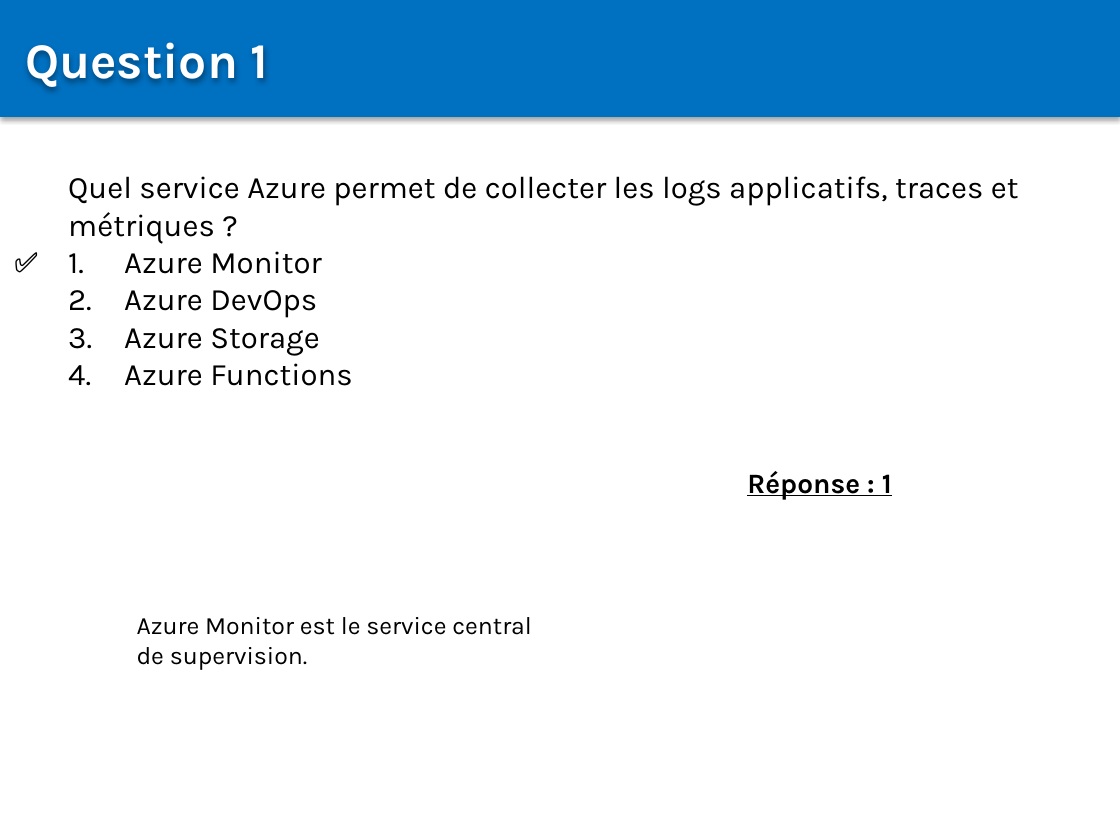
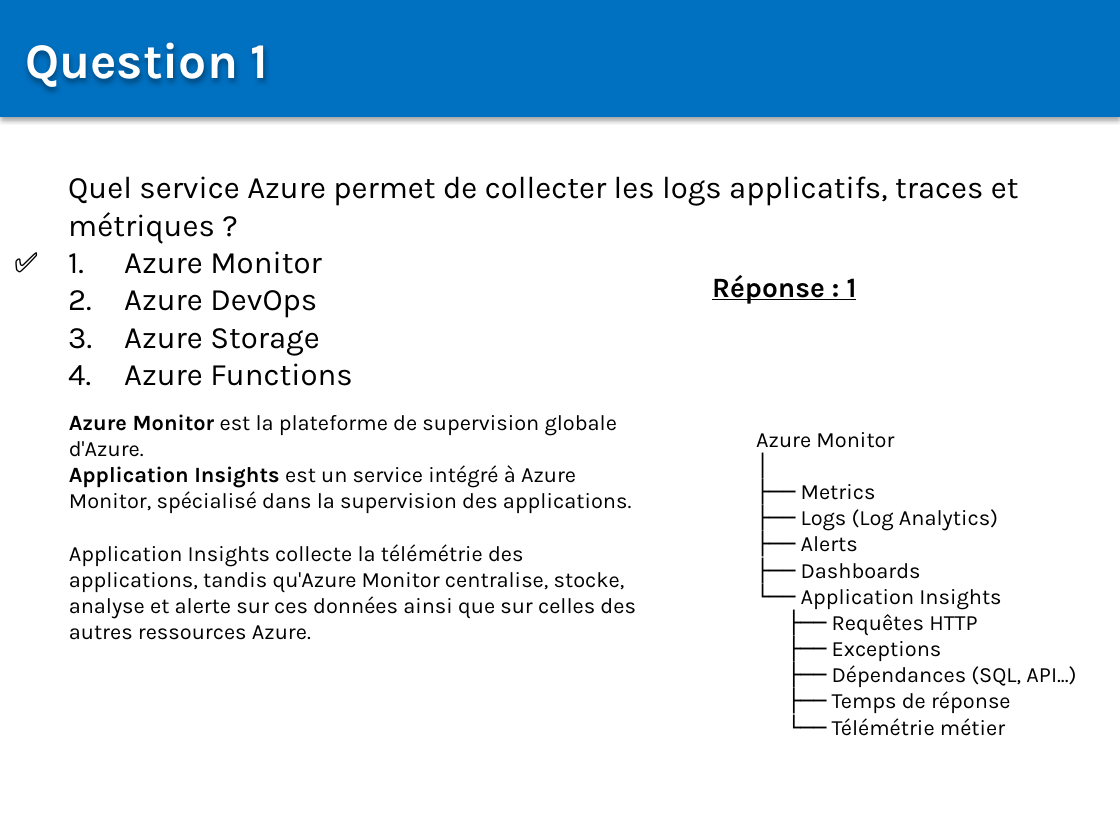
Before and after one commit to Sybaris-Classroom/az-204, a slide deck: slide 178 of Quiz/Quiz.pptx. Drawn at 1120x840 pixels with LibreOffice and Linux fonts; fonts in the diff are those of the drawing. Boxes give left, top, right and bottom in pixels: in the first picture for what was removed or moved away, otherwise in the second. Text is boxed around its words. In the diff, an @@ line names an element or a change of style, - is before the commit and + after.

```diff
--- a/Quiz/Quiz.pptx
+++ b/Quiz/Quiz.pptx
@@ text "Réponse : 1": place and size @@
-text "Réponse : 1" at box(747, 471, 892, 500)
+text "Réponse : 1" at box(712, 275, 857, 303)
@@ text at box(69, 414, 636, 640): text changed; size 16 to 14 pt @@
-Azure Monitor est le service central de supervision.
+Azure Monitor est la plateforme de supervision globale d'Azure.
+Application Insights est un service intégré à Azure Monitor, spécialisé dans la supervision des applications.
+Application Insights collecte la télémétrie des applications, tandis qu'Azure Monitor centralise, stocke, analyse et alerte sur ces données ainsi que sur celles des autres ressources Azure.
@@ text added at box(756, 432, 1076, 736), 14 pt, text #000000 @@
+Azure Monitor
+│
+├── Metrics
+├── Logs (Log Analytics)
+├── Alerts
+├── Dashboards
+└── Application Insights
+├── Requêtes HTTP
+├── Exceptions
+├── Dépendances (SQL, API...)
+├── Temps de réponse
+└── Télémétrie métier
```
Also in this commit, not shown: 7 other slides changed, 4 slides added.
